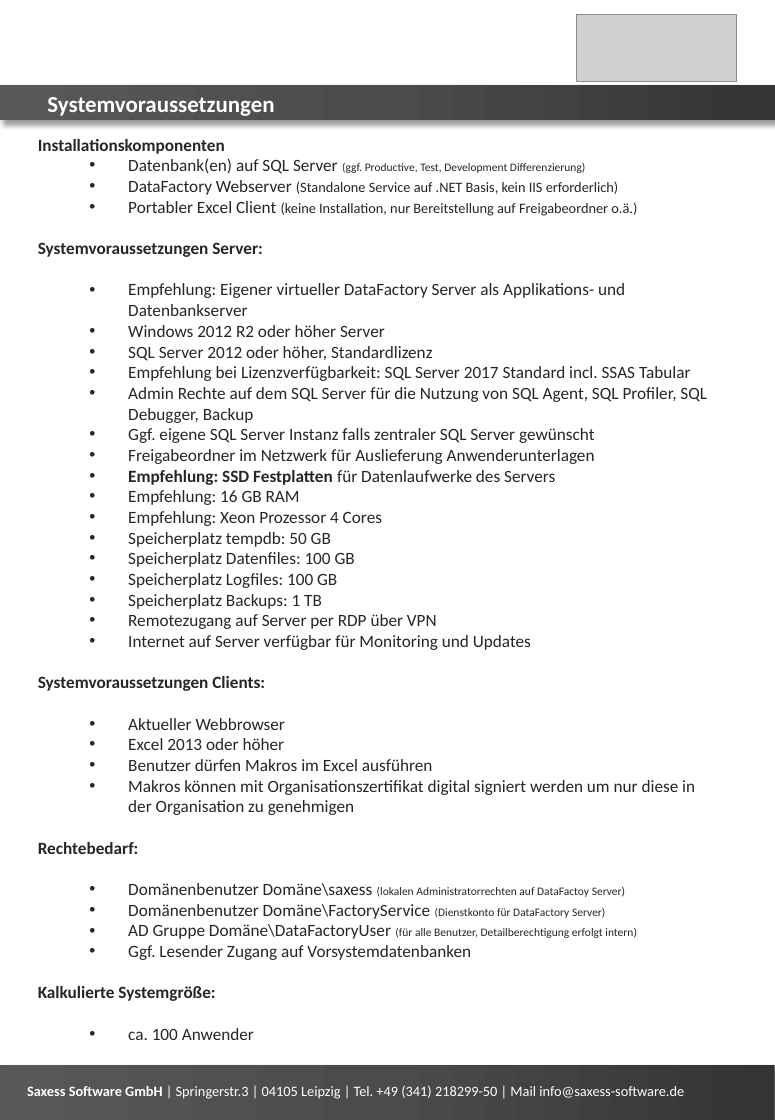
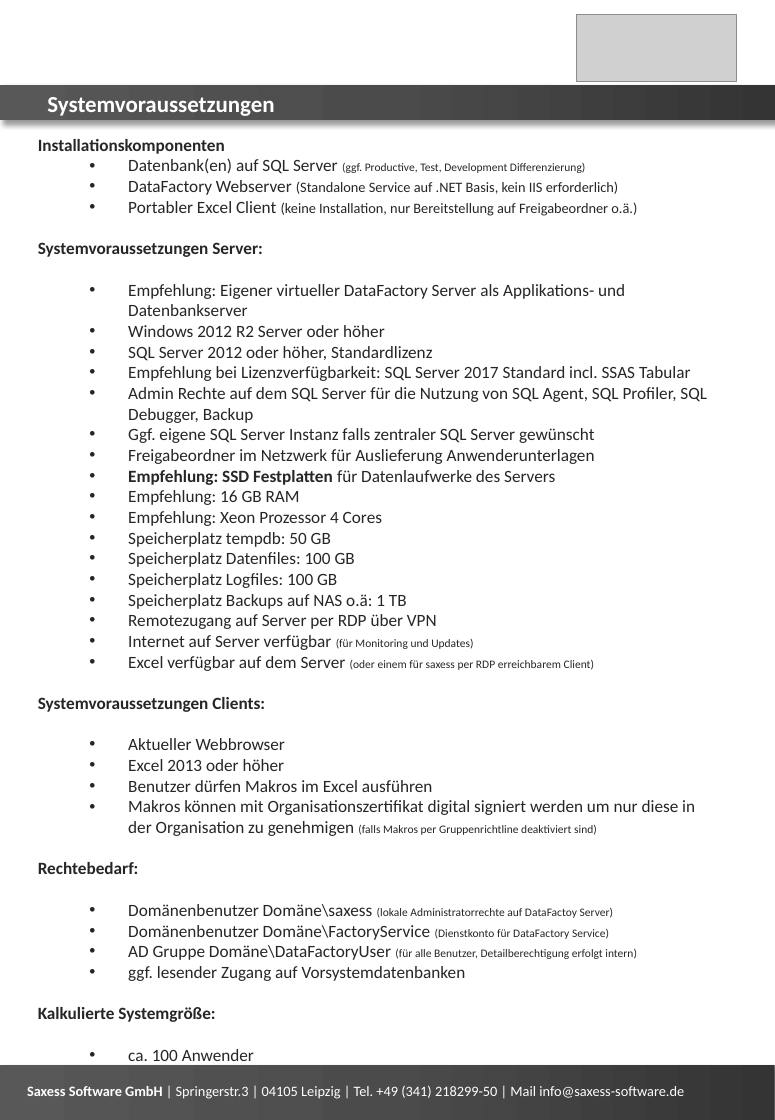
Before and after one commit to saxess-software/DataFactory-Knowledge-Center, a slide deck: slide 2 of 3a. DataFactory - Installation and Update/DataFactoy Systemvoraussetzungen.pptx. Drawn at 775x1120 pixels with LibreOffice and Linux fonts; fonts in the diff are those of the drawing; grey boxes stand for pictures. Boxes give left, top, right and bottom in pixels: in the first picture for what was removed or moved away, otherwise in the second. Text is boxed around its words. In the diff, an @@ line names an element or a change of style, - is before the commit and + after.

```diff
--- a/3a. DataFactory - Installation and Update/DataFactoy Systemvoraussetzungen.pptx
+++ b/3a. DataFactory - Installation and Update/DataFactoy Systemvoraussetzungen.pptx
@@ text at [128,325,385,337]: text changed @@
-  • Windows 2012 R2 oder höher Server
+  • Windows 2012 R2 Server oder höher
@@ text at [128,594,407,609]: text changed @@
-  • Speicherplatz Backups: 1 TB
+  • Speicherplatz Backups auf NAS o.ä: 1 TB
@@ text at [128,635,594,671]: text changed; size 12 to 8 pt @@
-  • Internet auf Server verfügbar für Monitoring und Updates
+  • Internet auf Server verfügbar (für Monitoring und Updates)
+  • Excel verfügbar auf dem Server (oder einem für saxess per RDP erreichbarem Client)
@@ text at [128,800,695,836]: text changed @@
-  • Makros können mit Organisationszertifikat digital signiert werden um nur diese in der Organisation zu genehmigen
+  • Makros können mit Organisationszertifikat digital signiert werden um nur diese in der Organisation zu genehmigen (falls Makros per Gruppenrichtline deaktiviert sind)
@@ text at [128,904,613,940]: text changed @@
-  • Domänenbenutzer Domäne\saxess (lokalen Administratorrechten auf DataFactoy Server)
-  • Domänenbenutzer Domäne\FactoryService (Dienstkonto für DataFactory Server)
+  • Domänenbenutzer Domäne\saxess (lokale Administratorrechte auf DataFactoy Server)
+  • Domänenbenutzer Domäne\FactoryService (Dienstkonto für DataFactory Service)
@@ text at [128,966,466,981]: text changed @@
-  • Ggf. Lesender Zugang auf Vorsystemdatenbanken
+  • ggf. lesender Zugang auf Vorsystemdatenbanken
```
Also in this commit, not shown: 1 other slide changed, 1 other file.
